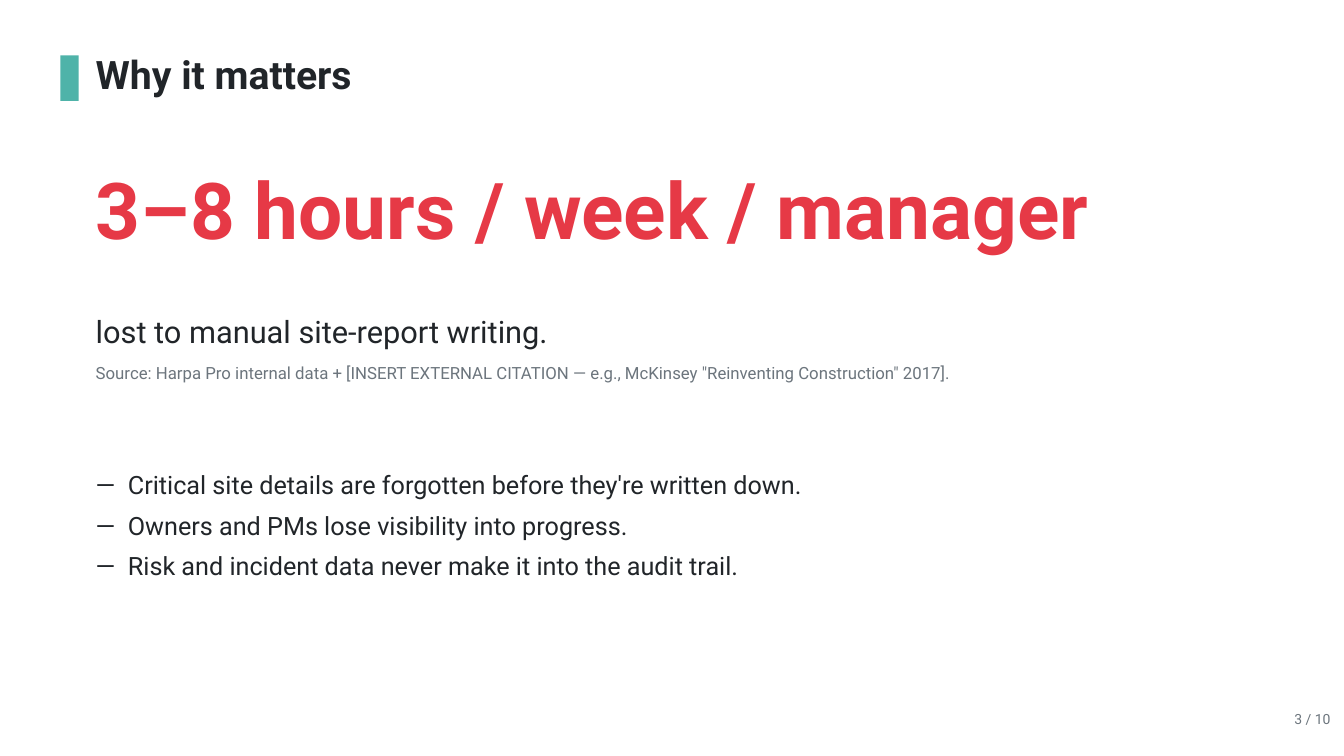
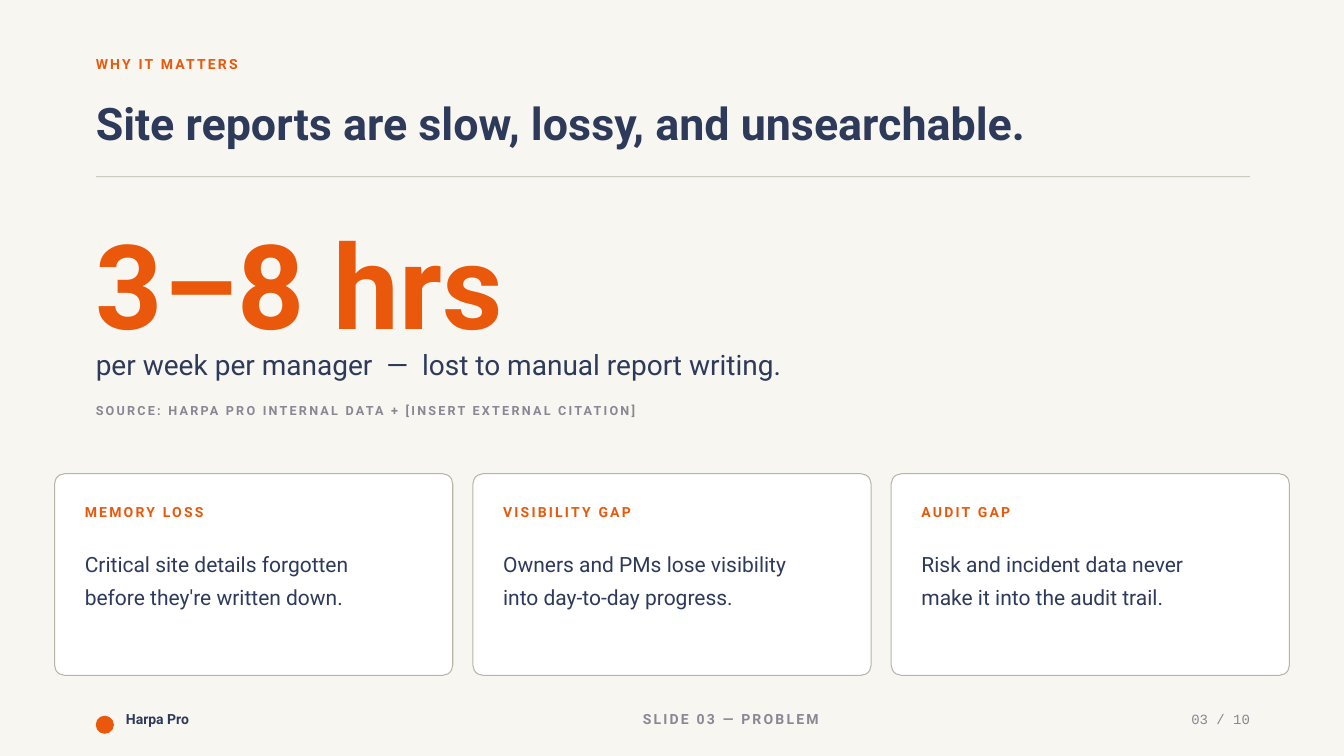
Before and after one commit to patrickchin/haru3-reports, a slide deck: slide 3 of docs/investor/Harpa-Pro-Deck-v2.pptx. Drawn at 1344x756 pixels with LibreOffice and Linux fonts; fonts in the diff are those of the drawing. Boxes give left, top, right and bottom in pixels: in the first picture for what was removed or moved away, otherwise in the second. Text is boxed around its words. In the diff, an @@ line names an element or a change of style, - is before the commit and + after.

```diff
--- a/docs/investor/Harpa-Pro-Deck-v2.pptx
+++ b/docs/investor/Harpa-Pro-Deck-v2.pptx
@@ rectangle added at (0,0,1344,756), fill #F8F6F1 @@
@@ rectangle removed at (60,55,79,101) @@
@@ text added at (96,106,1025,150), 32 pt, text #2D3A5A, bold @@
+Site reports are slow, lossy, and unsearchable.
@@ rectangle added at (96,176,1250,177), fill #B9B4A8 @@
@@ text at (96,240,503,356): text changed; size 56 to 84 pt; text colour #E63946 to #EA580C @@
-3–8 hours / week / manager
+3–8 hrs
@@ text at (96,354,781,381): text changed; size 22 to 20 pt; text colour #212529 to #2D3A5A @@
-lost to manual site-report writing.
+per week per manager — lost to manual report writing.
@@ rounded rectangle added at (54,474,453,676), fill #FFFFFF, outline #B9B4A8 0.75 pt @@
@@ rounded rectangle added at (473,474,871,676), fill #FFFFFF, outline #B9B4A8 0.75 pt @@
@@ rounded rectangle added at (891,474,1290,676), fill #FFFFFF, outline #B9B4A8 0.75 pt @@
@@ text added at (85,507,204,517), 10 pt, text #EA580C, bold @@
+MEMORY LOSS
@@ text added at (503,507,631,517), 10 pt, text #EA580C, bold @@
+VISIBILITY GAP
@@ text added at (921,507,1010,517), 10 pt, text #EA580C, bold @@
+AUDIT GAP
@@ text added at (85,556,348,610), 15 pt, text #2D3A5A @@
+Critical site details forgotten
+before they're written down.
@@ text added at (503,556,786,610), 15 pt, text #2D3A5A @@
+Owners and PMs lose visibility
+into day-to-day progress.
@@ text at (921,556,1183,605): text changed; size 18 to 15 pt; text colour #212529 to #2D3A5A @@
-— Critical site details are forgotten before they're written down.
-— Owners and PMs lose visibility into progress.
-— Risk and incident data never make it into the audit trail.
+Risk and incident data never
+make it into the audit trail.
@@ text at (1086,556,1127,572): text changed; size 12 to 9 pt; text colour #6C757D to #8A8693; bold on @@
-Source: Harpa Pro internal data + [INSERT EXTERNAL CITATION — e.g., McKinsey "Reinventing Construction" 2017].
+SOURCE: HARPA PRO INTERNAL DATA + [INSERT EXTERNAL CITATION]
@@ text at (978,590,990,605): text changed; size 28 to 10 pt; text colour #212529 to #EA580C @@
-Why it matters
+WHY IT MATTERS
@@ rounded rectangle added at (96,716,114,734), fill #EA580C @@
@@ text added at (126,714,189,727), 10 pt, text #2D3A5A, bold @@
+Harpa Pro
@@ text added at (643,714,818,724), 10 pt, text #8A8693, bold @@
+SLIDE 03 — PROBLEM
@@ text at (1191,715,1250,724): text changed; font Roboto to Courier New; text colour #6C757D to #8A8693 @@
-3 / 10
+03 / 10
```
Also in this commit, not shown: 9 other slides changed, 1 other file.
